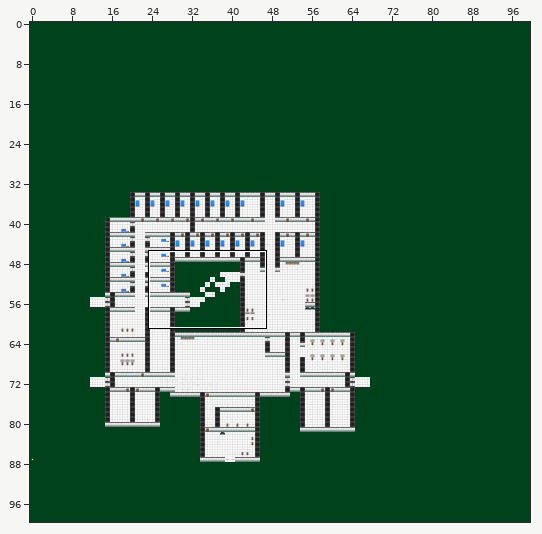
A Tiled map gets an edit: ALPHA TEX/world4.tmx. Above, an overview of the earlier version with the close-up marked.
Close-up. As it was:
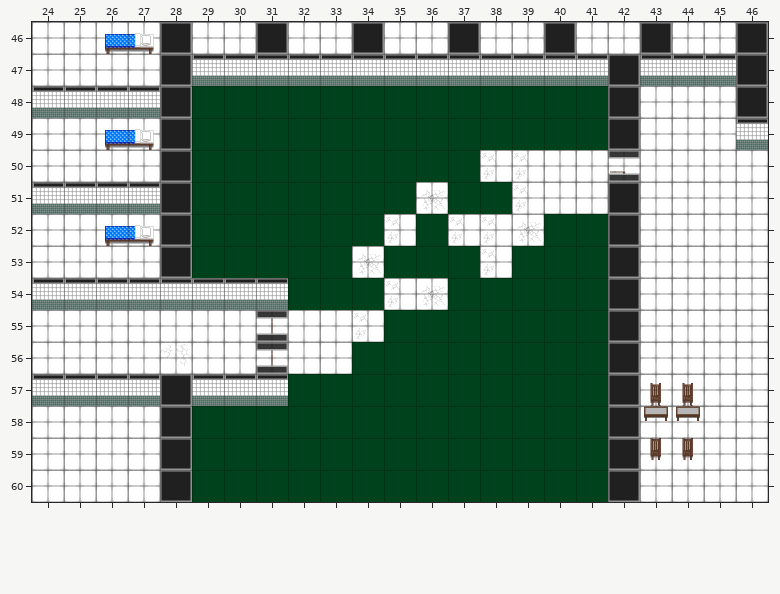
Cells are 64x64 px. Shown: x 24..46, y 46..60. The commit also changed other parts of the map, which this record leaves out.
After:
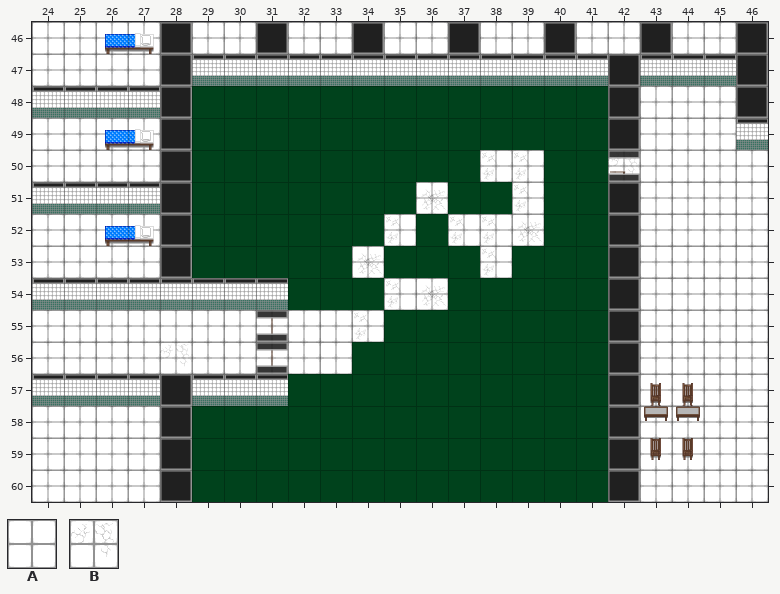
Key: from "floor_wall_sheet": A 0, B 1.
_ is an empty cell.
Tiles replaced or removed in this view: A.
The edit:
Changed rows in their new state; . is an unchanged cell.
Layer "Tile Layer 2 - Golv":
first column x 42:
50 B
Layer "väggar":
first column x 40:
50 ___
51 __.
Pixel boxes of the changes (left, top, right, bottom) in both close-ups:
changed: (544, 150, 637, 214)
